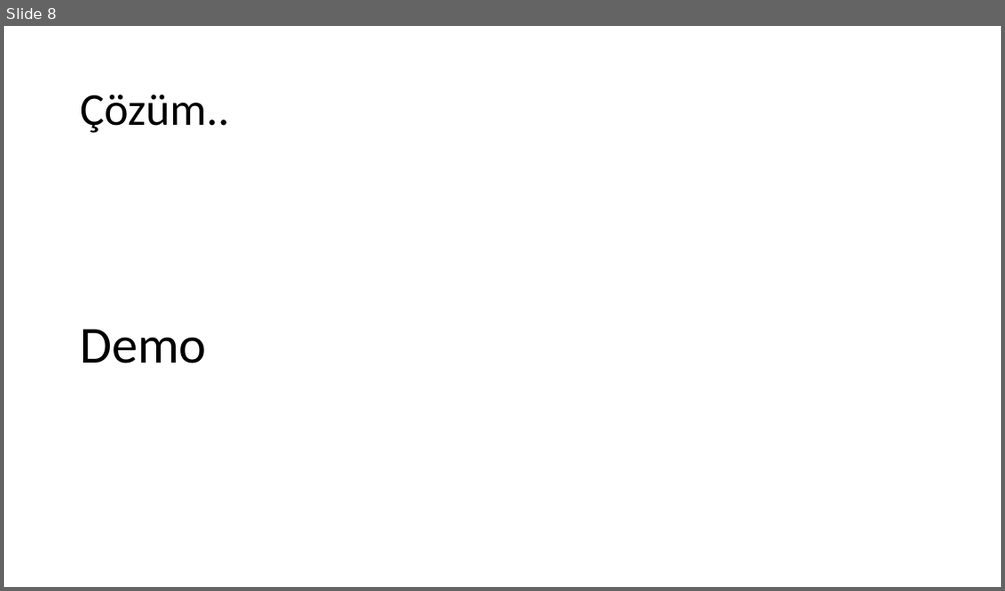
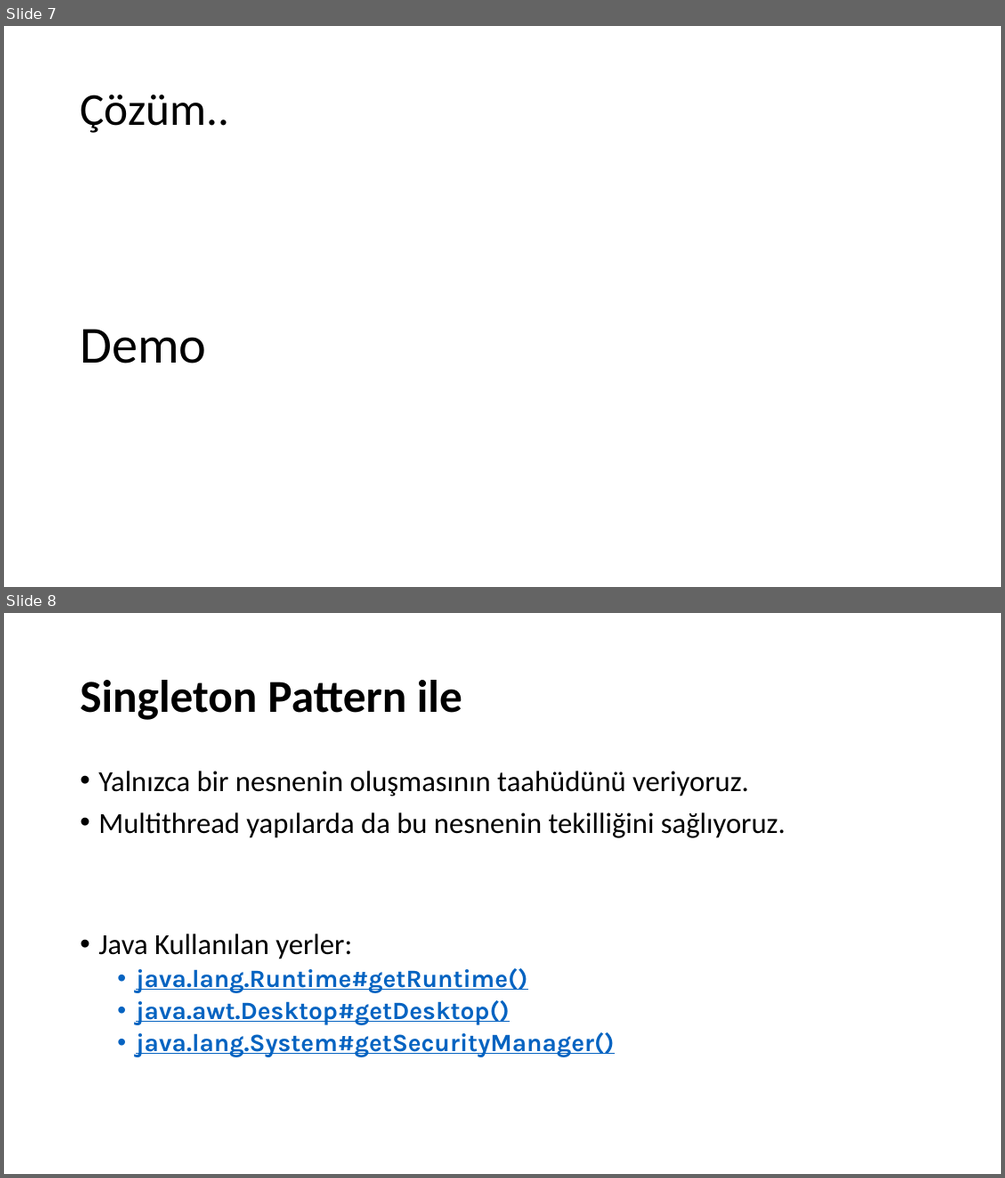
Before and after one commit to umiitkose/DesignPattern-Umiitkose, a slide deck: Tasarımdesenleri.pptx. Shown one above the other, each under a label of ours: slide 8 before the commit, slides 7 and 8 after it. The pictures are 1005x591 and 1005x1178 pixels, drawn with LibreOffice and Linux fonts; fonts in the diff are those of the drawing. Boxes give left, top, right and bottom in pixels: in the first picture for what was removed or moved away, otherwise in the second. Text is boxed around its words. In the diff, an @@ line names an element or a change of style, - is before the commit and + after.

Commit message:
update Tasarımdesenleri.pptx and add singleton pattern

```diff
--- a/Tasarımdesenleri.pptx
+++ b/Tasarımdesenleri.pptx
@@ slide 8 added at (4, 613, 1001, 1174), background #FFFFFF @@
@@ title added at (80, 680, 462, 720), 44 pt, text #000000, bold @@
+Singleton Pattern ile
@@ text added at (98, 771, 785, 838), 28 pt, text #000000 @@
+• Yalnızca bir nesnenin oluşmasının taahüdünü veriyoruz.
+• Multithread yapılarda da bu nesnenin tekilliğini sağlıyoruz.
@@ text added at (98, 933, 614, 1057), 24 pt, text #0563C1, bold, underline @@
+• Java Kullanılan yerler:
+  • java.lang.Runtime#getRuntime()
+  • java.awt.Desktop#getDesktop()
+  • java.lang.System#getSecurityManager()
@@ what was slide 8 is now slide 7 @@
```
Also in this commit, not shown: 5 other slides added, 21 other files.
